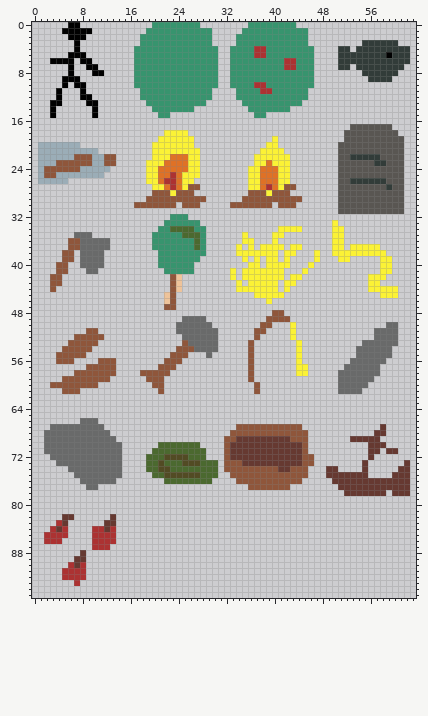
Edited in one commit: pixel-art file (Assets/textures/game_objects.ase). The first picture shows the starting point.
64x96 pixels, 1 frame.
The same view after the edit:
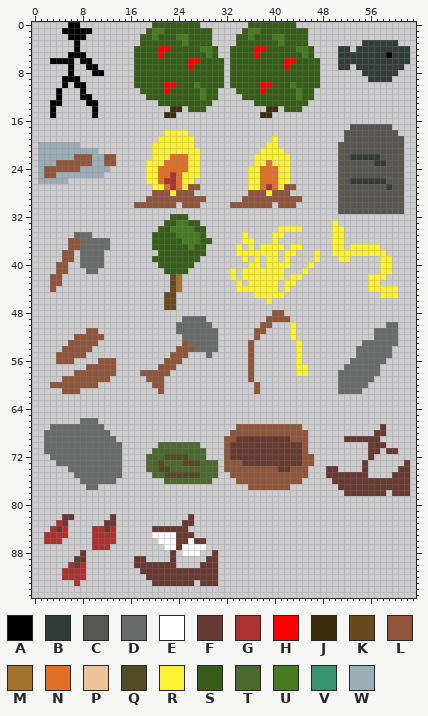
Palette (. is transparent): A #000000  B #323c39  C #595652  D #696a6a  E #ffffff  F #663931  G #ac3232  H #ff0000  J #3b2c0c  K #694a1d  L #8f563b  M #a3742e  N #df7126  P #eec39a  Q #524b24  R #fbf236  S #375e19  T #4b692f  U #487a21  V #37946e  W #9badb7
Change:
@@ x 15..49 @@
- 0 .....VVVVVVVV........VVVVVVVV......
- 1 ....VVVVVVVVVVV.....VVVVVVVVVVV....
- 2 ...VVVVVVVVVVVV....VVVVVVVVVVVV....
- 3 ...VVVVVVVVVVVV....VVVVVVVVVVVV....
- 4 ..VVVVVVVVVVVVVV..VVVVGGVVVVVVVV...
- 5 ..VVVVVVVVVVVVVV..VVVVGGVVVVVVVV...
- 6 ..VVVVVVVVVVVVVV..VVVVVVVVVGGVVV...
- 7 ..VVVVVVVVVVVVVV..VVVVVVVVVGGVVV...
- 8 ..VVVVVVVVVVVVVV..VVVVVVVVVVVVVV...
- 9 ..VVVVVVVVVVVVVV..VVVVVVVVVVVVVV...
-10 ..VVVVVVVVVVVVVV..VVVVGGVVVVVVVV...
-11 ...VVVVVVVVVVVV....VVVVGGVVVVVV....
-12 ...VVVVVVVVVVVV....VVVVVVVVVVVV....
-13 ....VVVVVVVVVV......VVVVVVVVVV.....
-14 .....VVVVVVV.........VVVVVVV.......
-15 ......VV..............VV...........
+ 0 .....SSSSSSSS........SSSSSSSS......
+ 1 ....SUUSSSSSSSS.....SUUSSSSSSSS....
+ 2 ...SSUSSSUUSSSS....SSUSSSUUSSSS....
+ 3 ...SSSSSSSUSSSS....SSSSSSSUSSSS....
+ 4 ..SSSSHHSSSSSUUS..SSSSHHSSSSSUUS...
+ 5 ..SSSSHSSSSSSSUS..SSSSHSSSSSSSUS...
+ 6 ..SSSSSSSSSHHSSSS.SSSSSSSSSHHSSSS..
+ 7 ..SSSSSSSSSHSSSSS.SSSSSSSSSHSSSSS..
+ 8 ..SSSSSSSSSSSSSSS.SSSSSSSSSSSSSSS..
+ 9 ..SSSSSSSSSSSSSSS.SSSSSSSSSSSSSSS..
+10 ..SSSSSHHSSSUSSSS.SSSSSHHSSSUSSSS..
+11 ...SSSSHSSSSSUSS...SSSSHSSSSSUSS...
+12 ....SSSSSSSSSUSS....SSSSSSSSSUSS...
+13 ......SSSSSSSSS.......SSSSSSSSS....
+14 ........JJ.SSS..........JJ.SSS.....
+15 .......JJ..............JJ..........
 16 ...................................
@@ x 18..31 @@
 31 ..............
-32 .....VVV......
-33 ....VVVVVV....
-34 ...VVTTTTVV...
-35 ..VVVVVTTTV...
-36 ..VVVVVVVTV...
-37 ..VVVVVVVTV...
-38 ...VVVVVVVV...
-39 ...VVVVVVV....
-40 ...VVVVVV.....
-41 ....VVVVV.....
-42 .....LP.......
-43 .....LP.......
-44 .....LP.......
-45 ....PL........
-46 ....PL........
-47 ....LL........
+32 .....SSS......
+33 ....SSUUSS....
+34 ...SSUUUUSS...
+35 ..SSSSUUUUS...
+36 ..SSSSSUUUSS..
+37 ..SSSSSSUSS...
+38 ...SSSSSSSS...
+39 ..SSSSSSSS....
+40 ...SSSSSS.....
+41 ....SSSS......
+42 .....KM.......
+43 .....KM.......
+44 .....KM.......
+45 ....KK........
+46 ....KK........
+47 ....KK........
 48 ..............
@@ x 50..54 @@
 68 .....
-69 ...FF
+69 ..FFF
 70 .....
@@ x 15..32 @@
 81 ..................
-82 ..................
-83 ..................
-84 ..................
-85 ..................
-86 ..................
-87 ..................
-88 ..................
-89 ..................
-90 ..................
-91 ..................
-92 ..................
-93 ..................
+82 ...........F......
+83 ..........FF......
+84 .....FFFFFF.......
+85 .....EEEEFFF......
+86 ......EEEFFEFF....
+87 .......EEFEEEE....
+88 ........F.EEE..F..
+89 ..FF....F.....FF..
+90 ..FFFFFFF....FFF..
+91 ...FFFFFFFFFFFFF..
+92 ....FFFFFFFFFFFF..
+93 .....FFFFFFF.FFF..
 94 ..................
Where, in picture pixels (left, top, right, bottom), the same in both pictures:
changed: (134, 22, 320, 118)
changed: (152, 214, 212, 310)
added: (344, 436, 350, 442)
added: (134, 514, 218, 586)
